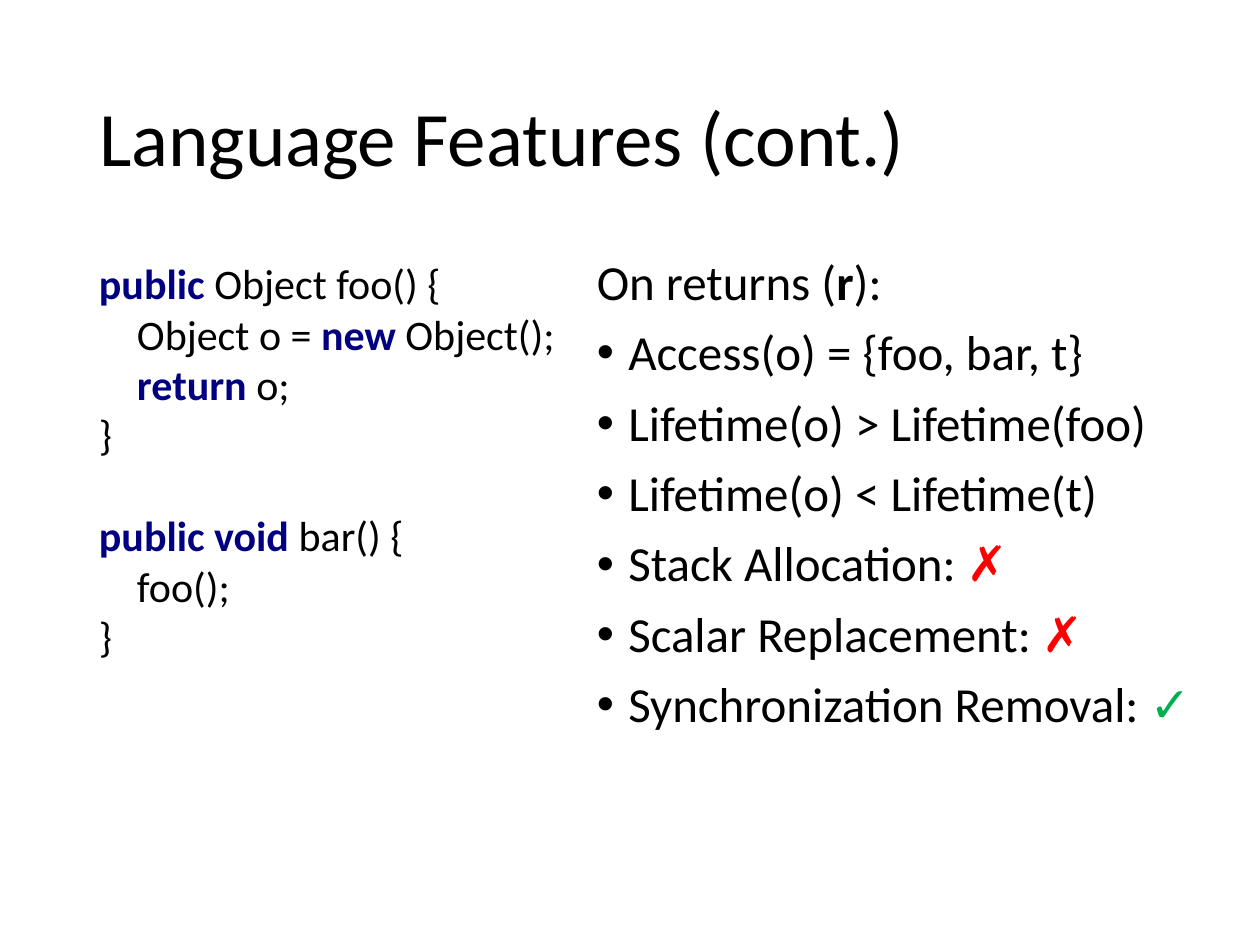
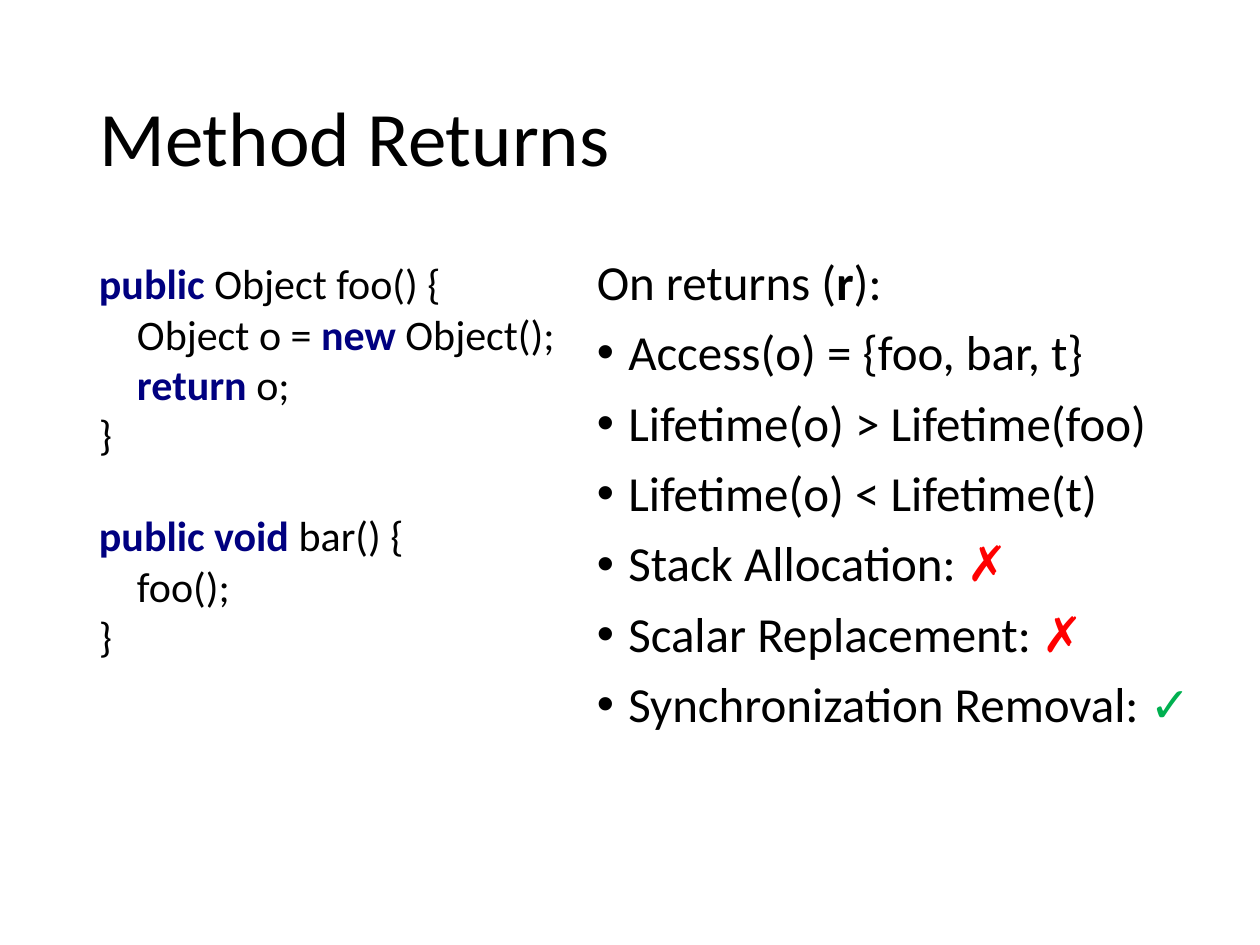
Before and after one commit to stg-tud/apsa, a slide deck: slide 11 of 2019/13-EscapeAnalysis/EscapeAnalysis.pptx. Drawn at 1260x945 pixels with LibreOffice and Linux fonts; fonts in the diff are those of the drawing. Boxes give left, top, right and bottom in pixels: in the first picture for what was removed or moved away, otherwise in the second. Text is boxed around its words. In the diff, an @@ line names an element or a change of style, - is before the commit and + after.

```diff
--- a/2019/13-EscapeAnalysis/EscapeAnalysis.pptx
+++ b/2019/13-EscapeAnalysis/EscapeAnalysis.pptx
@@ title at [99,112,610,167]: text changed @@
-Language Features (cont.)
+Method Returns
```
Also in this commit, not shown: 6 other slides changed, 2 other files.
